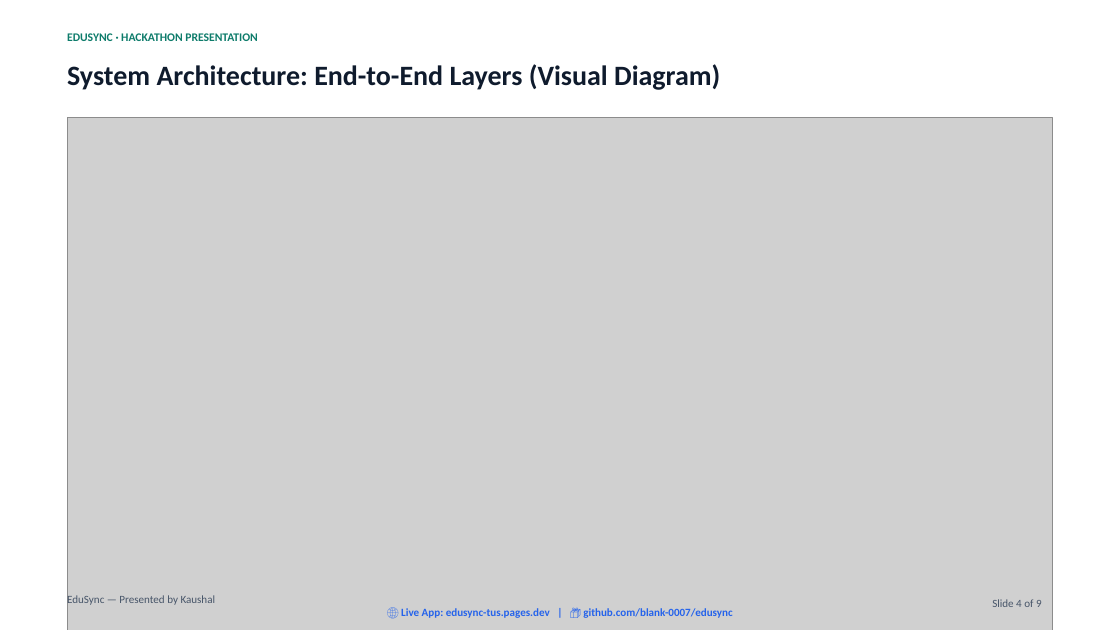
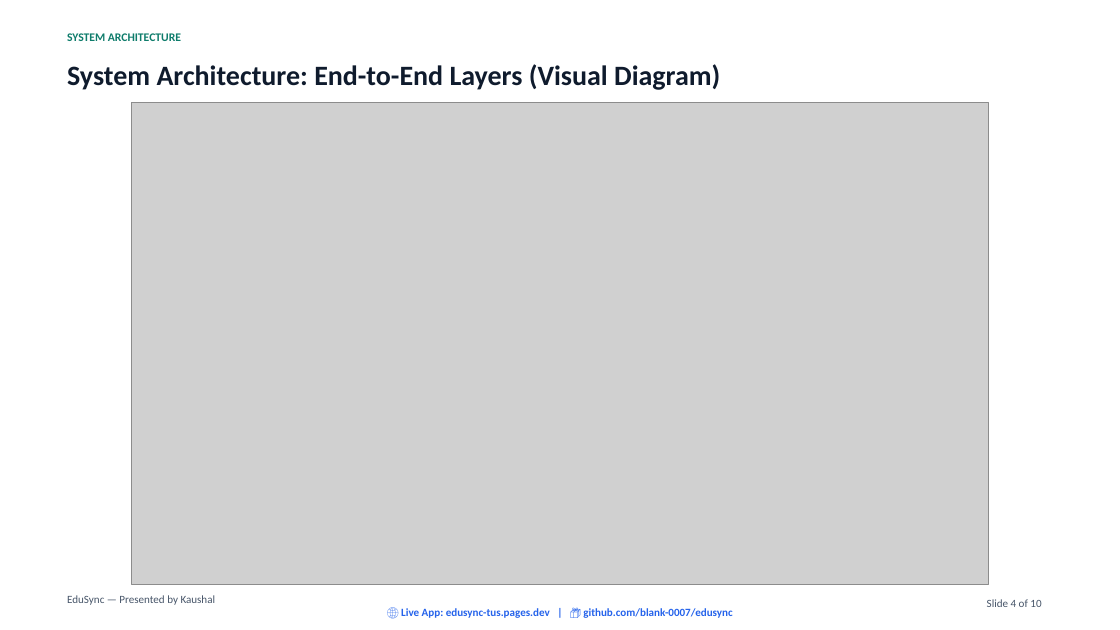
Before and after one commit to blank-0007/edusync, a slide deck: slide 4 of EduSync-Presentation.pptx. Drawn at 1120x630 pixels with LibreOffice and Linux fonts; fonts in the diff are those of the drawing; grey boxes stand for pictures. Boxes give left, top, right and bottom in pixels: in the first picture for what was removed or moved away, otherwise in the second. Text is boxed around its words. In the diff, an @@ line names an element or a change of style, - is before the commit and + after.

Commit message:
feat(presentation): embed 3D pipeline and conflict ladder images into 10-slide deck

```diff
--- a/EduSync-Presentation.pptx
+++ b/EduSync-Presentation.pptx
@@ text at [67, 33, 181, 41]: text changed @@
-EDUSYNC · HACKATHON PRESENTATION
+SYSTEM ARCHITECTURE
@@ picture: place and size @@
-picture at [67, 118, 1053, 630]
+picture at [132, 103, 989, 585]
@@ text at [987, 599, 1041, 607]: text changed @@
-Slide 4 of 9
+Slide 4 of 10
```
Also in this commit, not shown: 8 other slides changed, 1 slide added, 11 other files.
